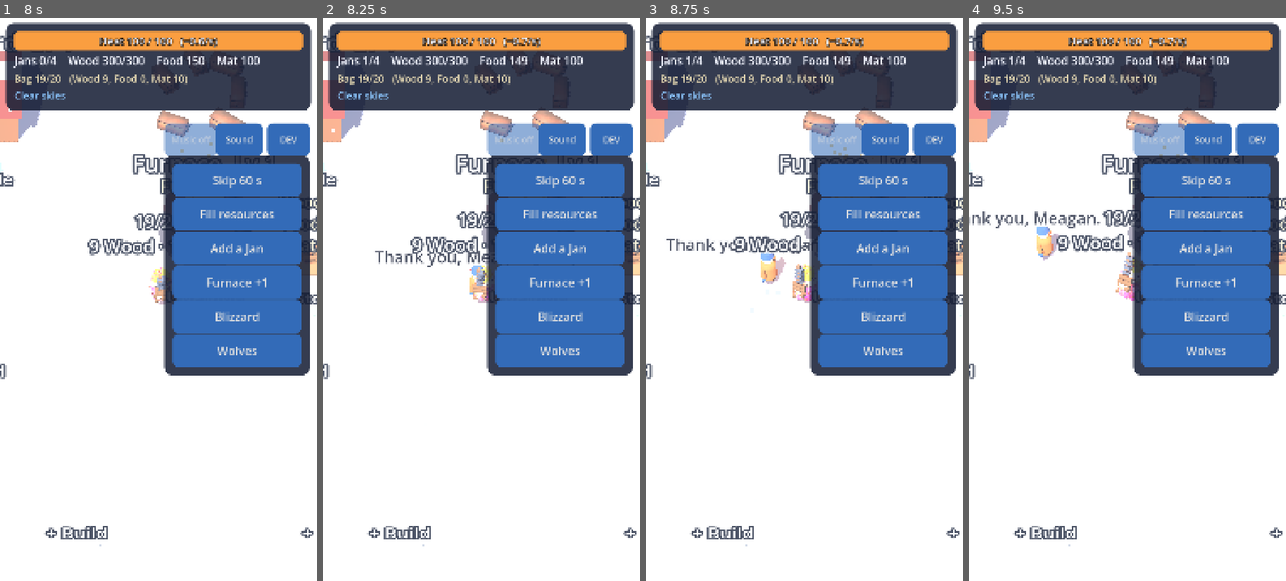
Above: before the commit, frames 1-4 (left to right).
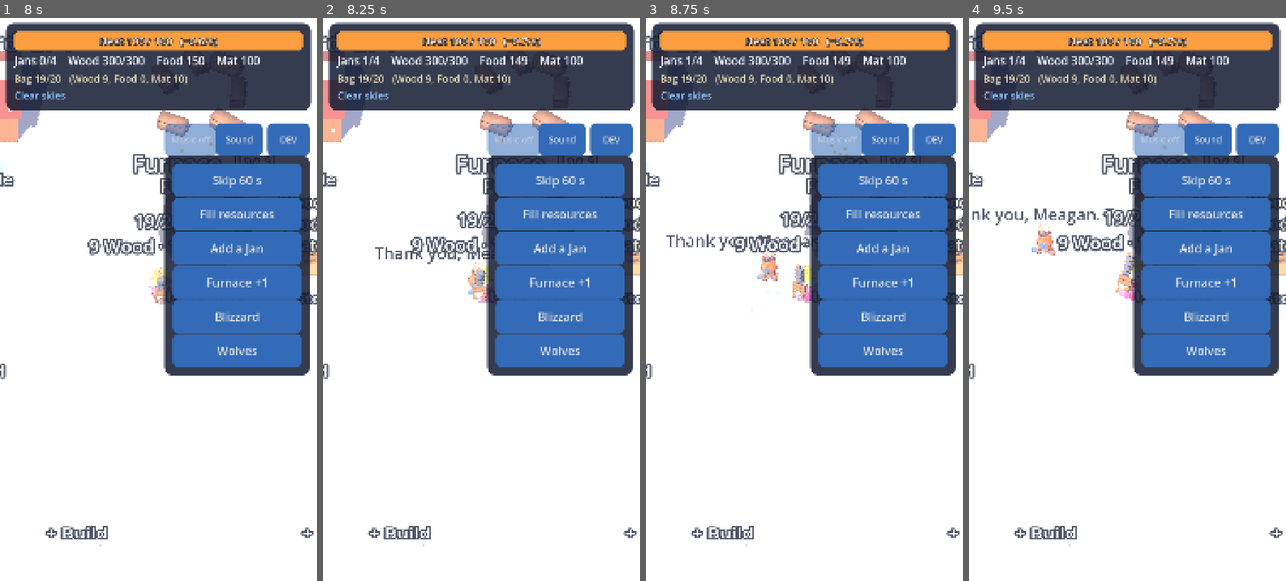
Above: after the commit, the same moments.

Repository: Jazzwec/Frostbite2
Game: Godot game, scene res://scenes/main.tscn
Two runs of this game, one before a commit and one after it. Both use one fixed random seed, a clock stepped at 60 frames per second and the inputs below.
Inputs (mouse positions are in pixels of both pictures, inside the frame that each line leads up to):
- Up to frame 1 (8 s): tap Enter (ui_accept) at 0.5, 0.77 s; move the mouse to (142, 412) at 0.52 s; hold Up (ui_up) 0.53-1.25 s; tap Space at 0.6, 5.1 s; click (142, 412) at 0.67 s; click "DEV" at 1.25 s; click "Skip 60 s" at 2 s; click "Skip 60 s" at 2.75 s; click "Fill resources" at 3.5 s; drag from (253, 383) to (142, 412) at 4.27 s; move the mouse to (63, 215) at 5.02 s; hold Left (ui_left) 5.03-5.75 s; drag from (174, 299) to (63, 215) at 5.77 s; move the mouse to (110, 158) at 6.52 s; hold Down (ui_down) 6.53-7.25 s; tap Shift at 6.6 s; drag from (228, 271) to (110, 158) at 7.27 s
- Up to frame 2 (8.25 s): move the mouse to (418, 327) at 8.02 s; hold Up (ui_up) from 8.03 s (still down); tap Space at 8.1 s; click (418, 327) at 8.17 s
- Up to frame 3 (8.75 s): keep holding Up (ui_up)
- Up to frame 4 (9.5 s): release Up (ui_up) at 8.75 s; drag from (1159, 175) to (1064, 327) at 8.77 s

Frame 1 is identical in both runs. In frame 2, 0.4% of the frame differs, in the area x 16-53%, y 40-51%; in frame 3, 0.7%; in frame 4, 0.9%, in the area x 0-53%, y 33-44%.

Commit message:
Jans use the Tripo Jan model; workers stand clear of the build pad
- JanView uses ModelRig with assets/models/blender/jan.glb (x1.15, a touch
  smaller than Meagan), falling back to the greybox Jan. Bubble, health bar,
  "Frozen Jan!" and the ice block are sized to his height.
- Workers now stand either side of their building's pad instead of on it, so
  the pad label and Meagan's paying spot stay clear.
- Darker stumps with a golden cut, so they read against the snow (ChatGPT
  review); other review points logged in NOTES.md.
- Checked: 20 Jans and 3 wolves at 165 FPS on desktop (155k tris).

Co-Authored-By: Claude Opus 5.5 <noreply@anthropic.com>

Diff:
--- a/scripts/game/jan_view.gd
+++ b/scripts/game/jan_view.gd
@@ -7,6 +7,10 @@
 signal worked(view: JanView, clip: String)
 
 const WALK_SPEED := 3.0
+## His rigged model (Tripo, prepared in Blender); the greybox stands in if it's missing.
+const MODEL_PATH := "res://assets/models/blender/jan.glb"
+## A little smaller than Meagan's 1.2, so she stands out.
+const MODEL_SCALE := 1.15
 const PARKA := Color(0.78, 0.45, 0.18)
 const JOB_CLIPS := {"chop": "chop", "hunt": "fish", "build": "build"}
 ## Where his station sits in front of him, by job.
@@ -15,7 +19,8 @@
 var jan_id := -1
 var frozen := false
 var leaving := false
-var _rig: GreyboxRig
+var _rig: CharacterRig
+var _rig_scale := Vector3.ONE
 var _ice: MeshInstance3D
 var _hint: Label3D
 var _bubble: Label3D
@@ -32,33 +37,42 @@
 
 func setup(is_frozen: bool, arrival_id := -1) -> void:
 	frozen = is_frozen
-	_rig = GreyboxRig.new({
-		"coat": PARKA, "radius": 0.32, "height": 1.1,
-		"skin": Color(0.95, 0.78, 0.66), "head_radius": 0.26, "mitten": Color(0.2, 0.35, 0.6),
-	})
+	# How tall he stands, for the ice block, bubble and health bar above him.
+	var height := 1.6
+	if ResourceLoader.exists(MODEL_PATH):
+		_rig = ModelRig.new(MODEL_PATH)
+		_rig_scale = Vector3.ONE * MODEL_SCALE
+		height = 1.6 * MODEL_SCALE
+	else:
+		_rig = GreyboxRig.new({
+			"coat": PARKA, "radius": 0.32, "height": 1.1,
+			"skin": Color(0.95, 0.78, 0.66), "head_radius": 0.26, "mitten": Color(0.2, 0.35, 0.6),
+		})
+		_rig.head.add_child(Shapes.sphere(0.08, Color(0.9, 0.15, 0.15), Vector3(0, 0.15, 0.25)))
+		_rig.head.add_child(Shapes.cylinder(0.27, 0.22, Color(0.2, 0.35, 0.6), Vector3(0, 0.37, 0), 0.18))
+	_rig.scale = _rig_scale
 	add_child(_rig)
-	_rig.head.add_child(Shapes.sphere(0.08, Color(0.9, 0.15, 0.15), Vector3(0, 0.15, 0.25)))
-	_rig.head.add_child(Shapes.cylinder(0.27, 0.22, Color(0.2, 0.35, 0.6), Vector3(0, 0.37, 0), 0.18))
 	_rig.impact.connect(_on_impact)
-	_bubble = Shapes.label("", Vector3(0, 2.3, 0), 40, Color(0.1, 0.1, 0.15))
+	_bubble = Shapes.label("", Vector3(0, height + 0.7, 0), 40, Color(0.1, 0.1, 0.15))
 	_bubble.outline_modulate = Color(1, 1, 1)
 	_bubble.outline_size = 28
 	_bubble.width = 600.0
 	_bubble.autowrap_mode = TextServer.AUTOWRAP_WORD_SMART
 	add_child(_bubble)
 	_hp_bar = HpBar.new(Color(0.3, 0.75, 0.35))
-	_hp_bar.position = Vector3(0, 1.95, 0)
+	_hp_bar.position = Vector3(0, height + 0.35, 0)
 	add_child(_hp_bar)
 	if frozen:
-		_ice = Shapes.box(Vector3(1.0, 1.9, 1.0), Color(0.7, 0.88, 1.0, 0.55), Vector3(0, 0.95, 0))
+		var ice := Vector3(maxf(1.0, height * 0.7), height + 0.3, maxf(1.0, height * 0.6))
+		_ice = Shapes.box(ice, Color(0.7, 0.88, 1.0, 0.55), Vector3(0, ice.y / 2.0, 0))
 		add_child(_ice)
-		_hint = Shapes.label("Frozen Jan!", Vector3(0, 2.4, 0), 44, Color(0.75, 0.9, 1.0))
+		_hint = Shapes.label("Frozen Jan!", Vector3(0, height + 0.8, 0), 44, Color(0.75, 0.9, 1.0))
 		add_child(_hint)
 		_tap = Shapes.tap_area(Vector3(2.2, 2.5, 2.2), "arrival", arrival_id)
 		add_child(_tap)
 		# Frozen mid-shiver, hugging himself.
 		_rig.play("warm_hands", 0.0)
-		_rig.scale = Vector3(1, 0.97, 1)
+		_rig.scale = _rig_scale * Vector3(1, 0.97, 1)
 
 
 func thaw(new_jan_id: int, line: String) -> void:
@@ -72,7 +86,7 @@
 	_ice = null
 	_hint = null
 	_tap = null
-	_rig.scale = Vector3.ONE
+	_rig.scale = _rig_scale
 	_rig.rotation.z = 0.0
 	var t := create_tween()
 	t.tween_property(self, "position:y", 0.8, 0.18).set_ease(Tween.EASE_OUT)
@@ -198,8 +212,9 @@
 	_station = Node3D.new()
 	match job:
 		"chop":
-			_station.add_child(Shapes.cylinder(0.28, 0.4, Color(0.45, 0.3, 0.17), Vector3(0, 0.2, 0)))
-			_station.add_child(Shapes.cylinder(0.22, 0.02, Color(0.75, 0.6, 0.4), Vector3(0, 0.41, 0)))
+			# Dark bark and a golden cut, so the stump stands out against the snow.
+			_station.add_child(Shapes.cylinder(0.3, 0.45, Color(0.33, 0.2, 0.1), Vector3(0, 0.225, 0)))
+			_station.add_child(Shapes.cylinder(0.24, 0.02, Color(0.72, 0.52, 0.25), Vector3(0, 0.46, 0)))
 			var log := Shapes.cylinder(0.1, 0.45, Color(0.5, 0.33, 0.18), Vector3(0, 0.5, 0))
 			log.rotation_degrees.z = 90.0
 			_station.add_child(log)
--- a/scripts/game/people_layer.gd
+++ b/scripts/game/people_layer.gd
@@ -119,7 +119,7 @@
 	return {}
 
 
-## Where Jan number `slot` on `job` stands: rows in front of the building, or round the furnace if idle.
+## Where Jan number `slot` on `job` stands: beside the building's pad, or round the furnace if idle.
 func _post(s: GameState, job: String, slot: int) -> Vector3:
 	var site := -1
 	if job != "":
@@ -128,10 +128,12 @@
 		var angle := 0.7 + slot * 0.9
 		var r := 4.5 + (slot / 7) * 1.2
 		return Vector3(cos(angle) * r, 0, sin(angle) * r)
+	# Either side of the building's pad, leaving the pad itself clear for Meagan.
 	var base: Vector2 = MapData.SITES[site].pos
-	var col := slot % 4
+	var side := -1.0 if slot % 2 == 0 else 1.0
+	var col := (slot / 2) % 2
 	var row := slot / 4
-	return Vector3(base.x - 1.95 + col * 1.3, 0, base.y + 2.9 + row * 1.0)
+	return Vector3(base.x + side * (2.2 + col * 1.3), 0, base.y + 2.4 + row * 1.1)
 
 
 func _sync_wolves(s: GameState, delta: float) -> void:
Not shown, changed: CLAUDE.md
Not shown, changed: NOTES.md
